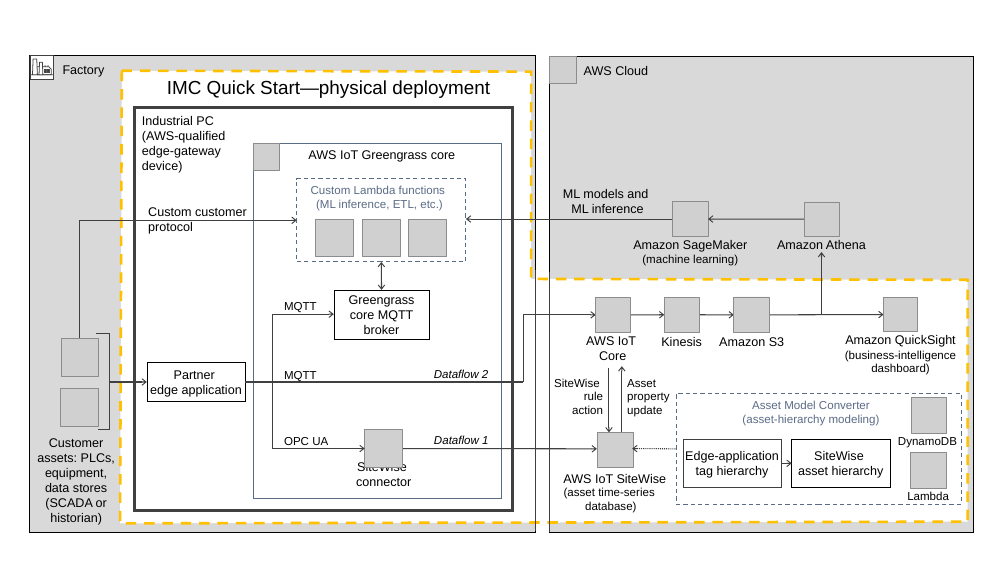
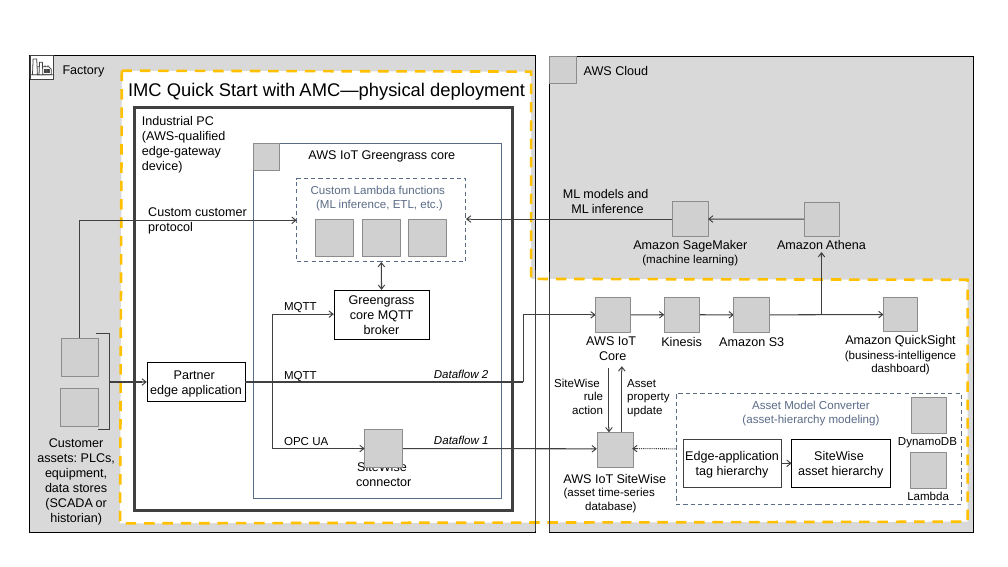
Before and after one commit to oyarushe/quickstart-aws-industrial-machine-connectivity, a slide deck: slide 2 of docs/images/IMC QS images.pptx. Drawn at 1008x567 pixels with LibreOffice and Linux fonts; fonts in the diff are those of the drawing; grey boxes stand for pictures. Boxes give left, top, right and bottom in pixels: in the first picture for what was removed or moved away, otherwise in the second. Text is boxed around its words. In the diff, an @@ line names an element or a change of style, - is before the commit and + after.

```diff
--- a/docs/images/IMC QS images.pptx
+++ b/docs/images/IMC QS images.pptx
@@ text at [128,82,525,99]: text changed; size 18 to 17.5 pt @@
-IMC Quick Start—physical deployment
+IMC Quick Start with AMC—physical deployment
```
Also in this commit, not shown: 9 other slides changed, 1 slide added, 2 slides removed, 26 other files.
